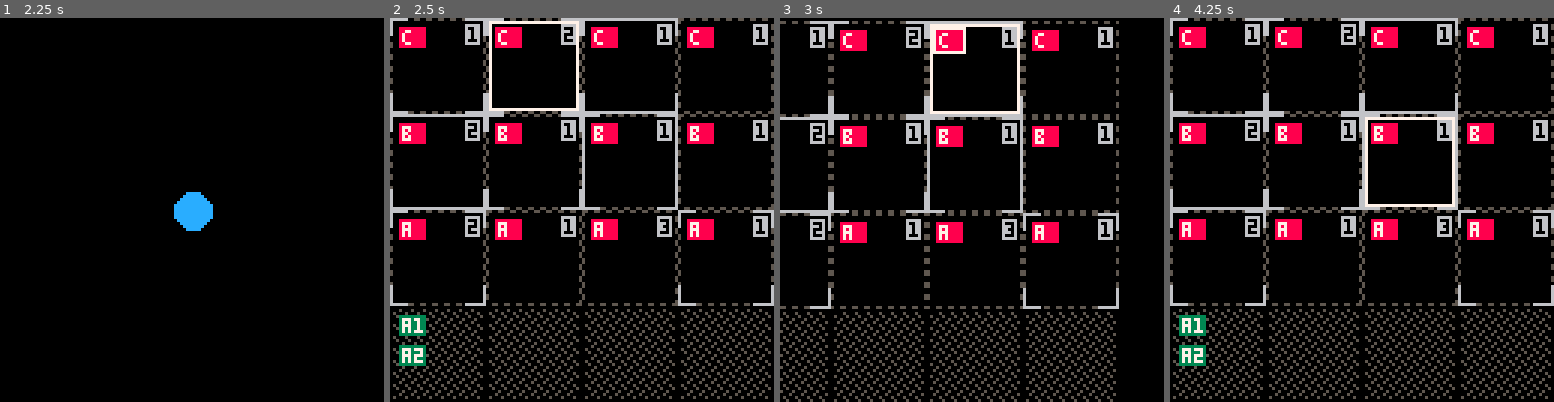
Above: before the commit, frames 1-4 (left to right).
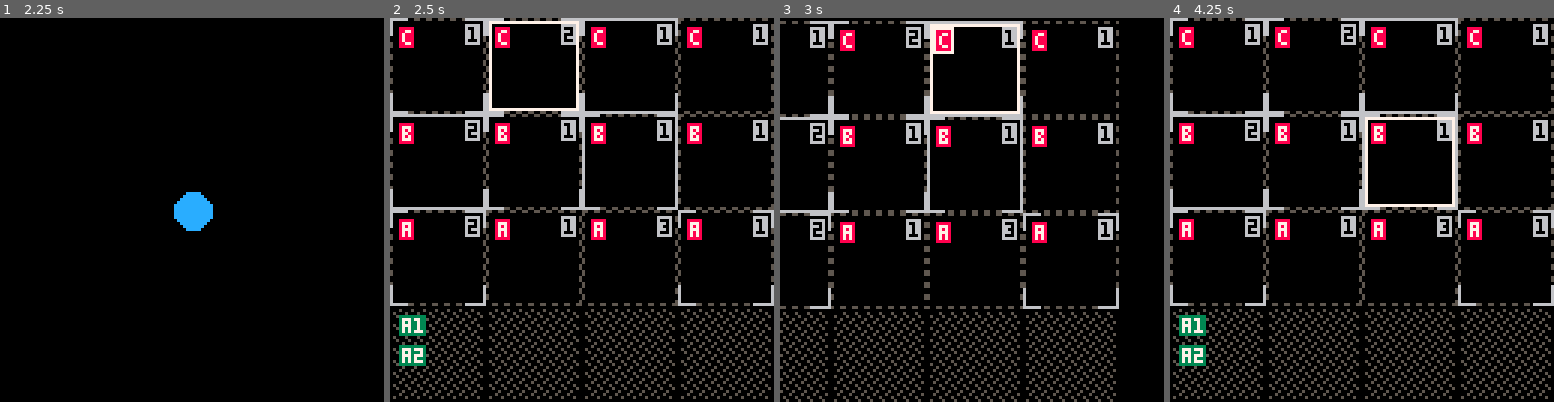
Above: after the commit, the same moments.

Repository: bancliffe/fof
Game: PICO-8 cartridge fof.p8
Same seed, same stepped clock (60 frames per second), same inputs: the game is played once before the commit and once after it.
Inputs:
- Up to frame 1 (2.25 s): tap X (X key) at 0.33, 1.07, 1.85 s; tap O (Z key) at 0.7, 1.7, 2.1 s; hold Right 1.6-2.1 s; hold Up from 2.15 s (still down)
- Up to frame 2 (2.5 s): release Up at 2.42 s; hold Right from 2.47 s (still down)
- Up to frame 3 (3 s): keep holding Right; tap O (Z key) at 2.5, 2.9 s; tap X (X key) at 2.97 s
- Up to frame 4 (4.25 s): release Right at 3.03 s; hold Left 3.08-3.58 s; tap O (Z key) at 3.3, 3.7, 4.1 s; hold Down 3.63-3.97 s; hold Right from 4.02 s (still down); tap X (X key) at 4.08 s

Frame 1 is identical in both runs. In frame 2, 2.1% of the frame differs, in the area x 6-85%, y 2-58%; in frame 3, 1.6%; in frame 4, 2.1%.

Commit message:
Added nested popups

Diff:
--- a/fof.p8
+++ b/fof.p8
@@ -4,7 +4,6 @@
 #include fof.lua
 #include states\main_menu.lua
 #include states\map.lua
-#include states\unit_details.lua
 #include states\input.lua
 #include logger.lua
 #include terrain.lua
@@ -14,20 +13,20 @@
 __gfx__
 00000000e04440ee00000000eeeeeeeee00011111111000eeeeeeeee000000000000000000000000000000000000000000000000000000000000000000000000
 00000000e04f0eee00000000eeeeeee001111777777111100eeeeeee000000000000000000000000000000000000000000000000000000000000000000000000
-0070070006fff00e00066000eeeeee01111cc77777ccc11110eeeeee000000000000000000000000000000000000000000000000000000000000000000000000
-0007700066ddddd000655600eeeee011ccccccccccccccc1110eeeee000000000000000000000000000000000000000000000000000000000000000000000000
-0007700055f665f0dd5555ddeeee01cccccccccccc333cbcc110eeee000000000000000000000000000000000000000000000000000000000000000000000000
-007007000111100e000dd000eee01cccc3bbbccc333333333b110eee000000000000000000000000000000000000000000000000000000000000000000000000
-00000000011010ee00000000ee01cccc3333bcc3333333333bb310ee000000000000000000000000000000000000000000000000000000000000000000000000
+0070070008fff00e00066000eeeeee01111cc77777ccc11110eeeeee000000000000000000000000000000000000000000000000000000000000000000000000
+0007700088ddddd000655600eeeee011ccccccccccccccc1110eeeee000000000000000000000000000000000000000000000000000000000000000000000000
+0007700055f885f0dd5555ddeeee01cccccccccccc333cbcc110eeee000000000000000000000000000000000000000000000000000000000000000000000000
+007007000222200e000dd000eee01cccc3bbbccc333333333b110eee000000000000000000000000000000000000000000000000000000000000000000000000
+00000000022020ee00000000ee01cccc3333bcc3333333333bb310ee000000000000000000000000000000000000000000000000000000000000000000000000
 000000000500550e00000000e011cccc3333bcc3333333333333310e000000000000000000000000000000000000000000000000000000000000000000000000
-000000000000000000000000e01cccc333333ccc333333333333330e000000000000000000000000000000000000000000000000000000000000000000000000
-000000000000000000000000011ccc33333333ccccc3333333333310000000000000000000000000000000000000000000000000000000000000000000000000
-00000000000000000000000001cccc333333333ccccc333333333110000000000000000000000000000000000000000000000000000000000000000000000000
-00000000000000000000000001cc33333333333ccccc33333333cc10000000000000000000000000000000000000000000000000000000000000000000000000
-0000000000000000000000001ccc33333333333ccccc33333333cc11000000000000000000000000000000000000000000000000000000000000000000000000
-0000000000000000000000001ccc333333cccccccccc33333333ccc1000000000000000000000000000000000000000000000000000000000000000000000000
-00000000000000000000000011cc333333cccccccccc3333333cccc1000000000000000000000000000000000000000000000000000000000000000000000000
-000000000000000000000000111133333ccccccccccc3333333cccc1000000000000000000000000000000000000000000000000000000000000000000000000
+eee00eee8888888888888888e01cccc333333ccc333333333333330e000000000000000000000000000000000000000000000000000000000000000000000000
+ee0330ee8889999888899888011ccc33333333ccccc3333333333310000000000000000000000000000000000000000000000000000000000000000000000000
+e033330e888899988889988801cccc333333333ccccc333333333110000000000000000000000000000000000000000000000000000000000000000000000000
+e033330e888899988889988801cc33333333333ccccc33333333cc10000000000000000000000000000000000000000000000000000000000000000000000000
+e033330e88898898899999981ccc33333333333ccccc33333333cc11000000000000000000000000000000000000000000000000000000000000000000000000
+ee0330ee88988888889999881ccc333333cccccccccc33333333ccc1000000000000000000000000000000000000000000000000000000000000000000000000
+e033330e898888888889988811cc333333cccccccccc3333333cccc1000000000000000000000000000000000000000000000000000000000000000000000000
+033333308888888888888888111133333ccccccccccc3333333cccc1000000000000000000000000000000000000000000000000000000000000000000000000
 000000000000000000000000111133333ccccccccccccc33333cccc1000000000000000000000000000000000000000000000000000000000000000000000000
 000000000000000000000000111113333ccccccccccccc33333cccc1000000000000000000000000000000000000000000000000000000000000000000000000
 0000000000000000000000001111133333ccccccccccccc3333cccc1000000000000000000000000000000000000000000000000000000000000000000000000
--- a/states/map.lua
+++ b/states/map.lua
@@ -1,6 +1,7 @@
 state.map={
 
     popups={},
+    selected_unit=1,
 
     init=function(self)
         music(-1)
@@ -77,10 +78,10 @@
                    tile.units[selected_unit].is_selected=true
                 end
             else
-                popup = make_popup("view tile contents", 2, 2, 124, 124, true)
-                popup.update = popup_update_view_tile_contents
-                popup.draw = popup_draw_view_tile_contents
-                add(self.popups, popup)
+                popup_tile_contents = make_popup("view tile contents", 2, 2, 124, 124, true)
+                popup_tile_contents.update = popup_update_view_tile_contents
+                popup_tile_contents.draw = popup_draw_view_tile_contents
+                add(self.popups, popup_tile_contents)
             end
         end
 
@@ -105,7 +106,6 @@
     draw=function(self)
         cls()
         camera(cam.x, cam.y)
-
         for i=0,3 do
             for j=0,3 do
                 terrain_deck[i][j]:draw(32 * (i), 32 * (j))
@@ -120,6 +120,10 @@
         if #self.popups > 0 then
             self.popups[#self.popups]:draw()
         end
+    end,
+
+    add_popup=function(self, popup)
+        add(self.popups, popup)
     end
 }
 
@@ -240,25 +244,32 @@
     end
     self.tile = terrain_deck[selected_terrain.x][selected_terrain.y]
     if input.LEFT or input.UP then
-        selected_unit -= 1
-        if selected_unit < 1 then selected_unit = #self.tile.units end
+        state.map.selected_unit -= 1
+        if state.map.selected_unit < 1 then state.map.selected_unit = #self.tile.units end
     end
     if input.RIGHT or input.DOWN then
-        selected_unit += 1
-        if selected_unit > #self.tile.units then selected_unit = 1 end
+        state.map.selected_unit += 1
+        if state.map.selected_unit > #self.tile.units then state.map.selected_unit = 1 end
     end
     if #self.tile.units > 0 then
         for i=1, #self.tile.units do
-            self.tile.units[i].is_selected = (i == selected_unit)
-        end
+            self.tile.units[i].is_selected = (i == state.map.selected_unit)
+        end
+    end
+    if input.X then
+
+        view_unit_popup = make_popup("view unit details", 16, 16, 112, 112, true)
+        view_unit_popup.update = popup_update_view_unit_details
+        view_unit_popup.draw = popup_draw_view_unit_details
+        state.map:add_popup(view_unit_popup)
+        logger.log("viewing unit details for unit: "..self.tile.units[state.map.selected_unit].name)
+        logger.log("total popups: "..#state.map.popups)
     end
 end
 
 function popup_draw_view_tile_contents(self)
     camera()
-    for i=0, 64 do
-        line(0, i*2, 127, i*2, 0)
-    end
+    obscure_behind()
     rectfill(10, 10, 118, 118, 0)
     rect(10, 10, 118, 118, 7)
     if self.tile then
@@ -273,3 +284,24 @@
         end
     end
 end
+
+function popup_update_view_unit_details(self)
+    if input.O then
+        self.visible = false
+    end
+end
+
+function popup_draw_view_unit_details(self)
+    camera()
+    obscure_behind()
+    rectfill(16, 16, 112, 112, 0)
+    rect(16, 16, 112, 112, 7)
+    if #terrain_deck[selected_terrain.x][selected_terrain.y].units > 0 then
+        local unit = terrain_deck[selected_terrain.x][selected_terrain.y].units[state.map.selected_unit]
+        print_c("unit details:", 64, 28, 7)
+        print("name: "..unit.name, 20, 52, 7)
+        print("vof: "..unit.vof, 20, 64, 7)
+        print("range: "..unit.range, 20, 76, 7)
+        print("health: "..unit.health, 20, 88, 7)
+    end
+end
--- a/states/unit_details.lua
+++ /dev/null
@@ -1,35 +0,0 @@
-state.unit_details={}
-
-state.unit_details={
-
-    unit=nil,
-
-    init=function(self, unit)
-        self.unit=unit
-    end,
-
-    update=function(self)
-        if btnp(🅾️) then
-            current_state=state.map
-        end
-    end,
-
-    draw=function(self)
-        cls(0)
-        camera()
-        fillp(0x75d5)
-        rectfill(0,0,128,128,1)
-        fillp()
-        print_c("\f7\^o0ffunit details", 64, 8, 7)
-        if self.unit != nil then
-            print("name: "..self.unit.name, 16, 32, 7)
-            print("vof: "..self.unit.vof, 16, 40, 7)
-            print("range: "..self.unit.range, 16, 48, 7)
-            print("health: "..self.unit.health, 16, 56, 7)
-        else
-            print_c("no unit selected", 64, 64, 8)
-            print_c(self.unit, 64, 72, 8)
-        end
-        print("\f7\^o0ff🅾️ back", 2, 120, 7)
-    end
-}
--- a/unit.lua
+++ b/unit.lua
@@ -9,10 +9,10 @@
     unit.special_abilities = {}
     unit.is_selected = false
     unit.draw = function(self, x, y)
-        rectfill(x,y,x+8,y+6, unit.faction == 0 and 3 or 8)
+        rectfill(x,y,x+(#self.icon_text*4),y+6, unit.faction == 0 and 3 or 8)
         print(self.icon_text, x+1, y+1, 7)
         if self.is_selected then
-            rect(x-1,y-1,x+9,y+7,7)
+            rect(x-1,y-1,x+(#self.icon_text*4)+1,y+7,7)
         end
     end
     return unit
--- a/utils.lua
+++ b/utils.lua
@@ -32,3 +32,9 @@
         end
     }
 end
+
+function obscure_behind()
+    for i=0, 64 do
+        line(0, i*2, 127, i*2, 0)
+    end
+end
Not shown, changed: log.txt
